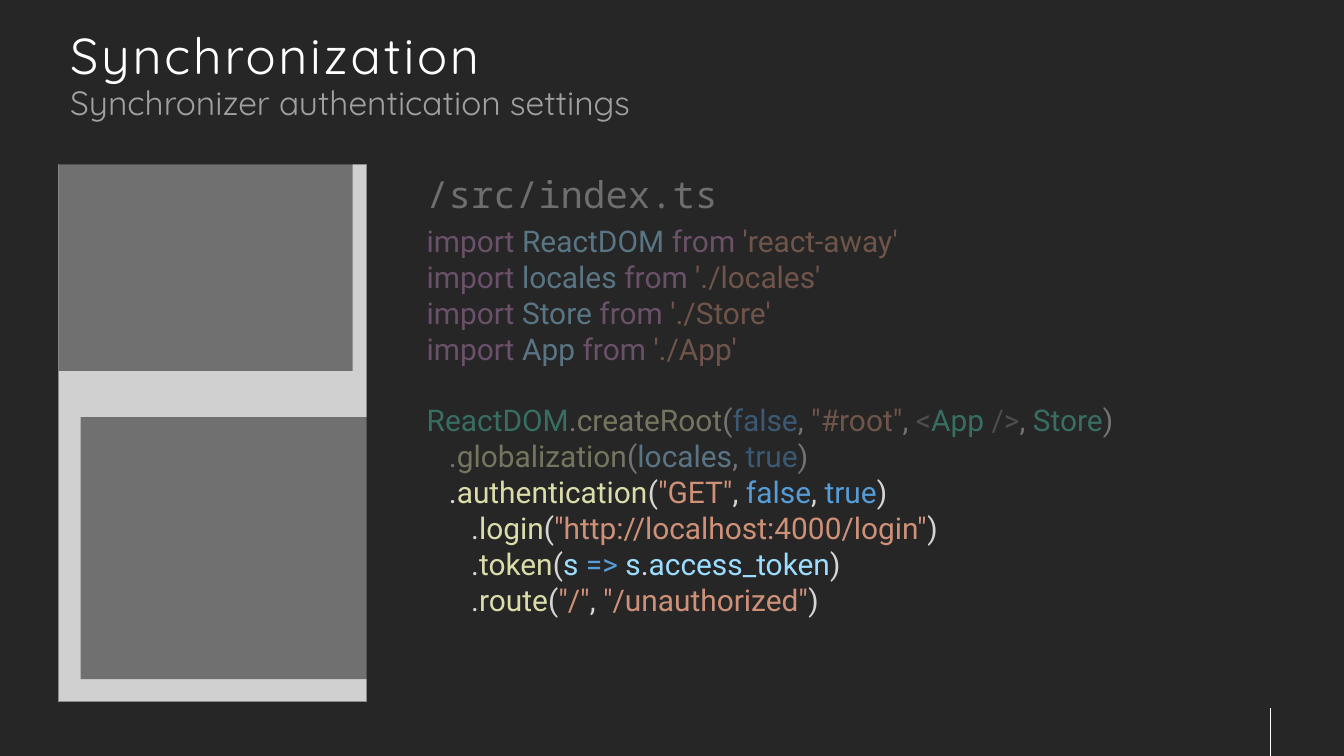
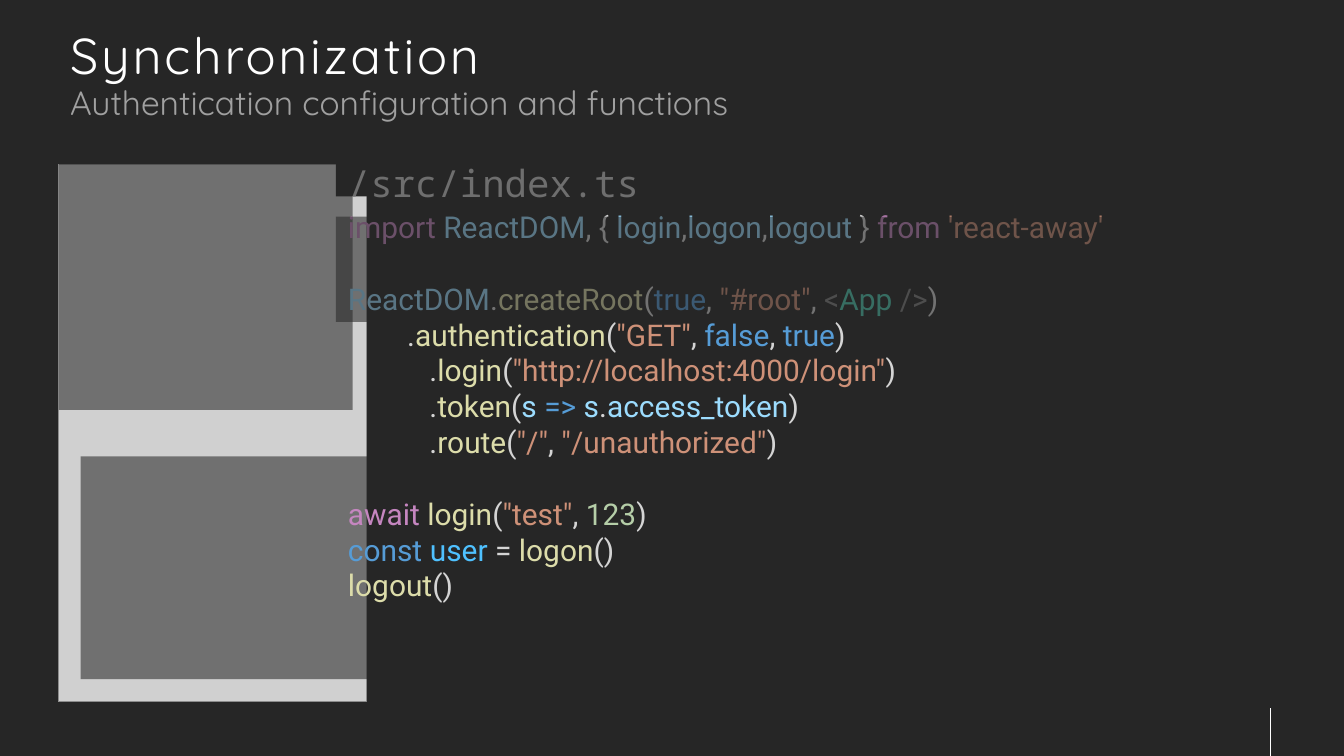
Before and after one commit to jsenaribeiro/jsenaribeiro.github.io, a slide deck: slide 20 of react-away/slides/tutorial.pptx (slide 31 before the commit). Drawn at 1344x756 pixels with LibreOffice and Linux fonts; fonts in the diff are those of the drawing; grey boxes stand for pictures. Boxes give left, top, right and bottom in pixels: in the first picture for what was removed or moved away, otherwise in the second. Text is boxed around its words. In the diff, an @@ line names an element or a change of style, - is before the commit and + after.

Commit message:
'react-away

```diff
--- a/react-away/slides/tutorial.pptx
+++ b/react-away/slides/tutorial.pptx
@@ text at (70, 80, 728, 122): text changed @@
-Synchronizer authentication settings
+Authentication configuration and functions
@@ rectangle: place and size @@
-rectangle at (59, 160, 353, 371)
+rectangle at (59, 160, 353, 410)
@@ text "/src/index.ts" rewrapped from (426, 180, 717, 208) to (348, 169, 639, 207) @@
@@ text "import ReactDOM, { login,logon,logout } ...": place and size @@
-text "import ReactDOM, { login,logon,logout } ..." at (427, 229, 1113, 618)
+text "import ReactDOM, { login,logon,logout } ..." at (348, 210, 1103, 604)
@@ rectangle: place and size @@
-rectangle at (412, 217, 1204, 473)
+rectangle at (336, 216, 1221, 322)
@@ text at (348, 210, 1103, 317): text changed; text colour #CE9178 to #9CDCFE @@
-import ReactDOM from 'react-away'
-import locales from './locales'
-import Store from './Store'
-import App from './App'
-ReactDOM.createRoot(false, "#root", <App />, Store)
-.globalization(locales, true)
+import ReactDOM, { login,logon,logout } from 'react-away'
+ReactDOM.createRoot(true, "#root", <App />)
@@ rectangle: place and size @@
-rectangle at (81, 417, 374, 679)
+rectangle at (81, 456, 374, 679)
@@ text at (348, 497, 647, 604): paragraphs added @@
+await login("test", 123)
+const user = logon()
+logout()
```
Also in this commit, not shown: 12 other slides changed, 12 slides added, 17 slides removed, 45 other files.
